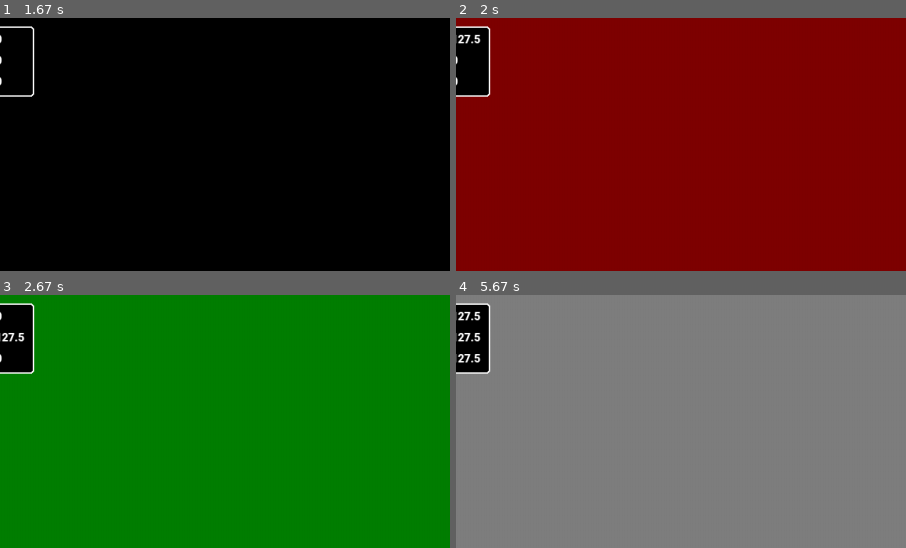
Above: before the commit, frames 1-4 (two rows, left to right).
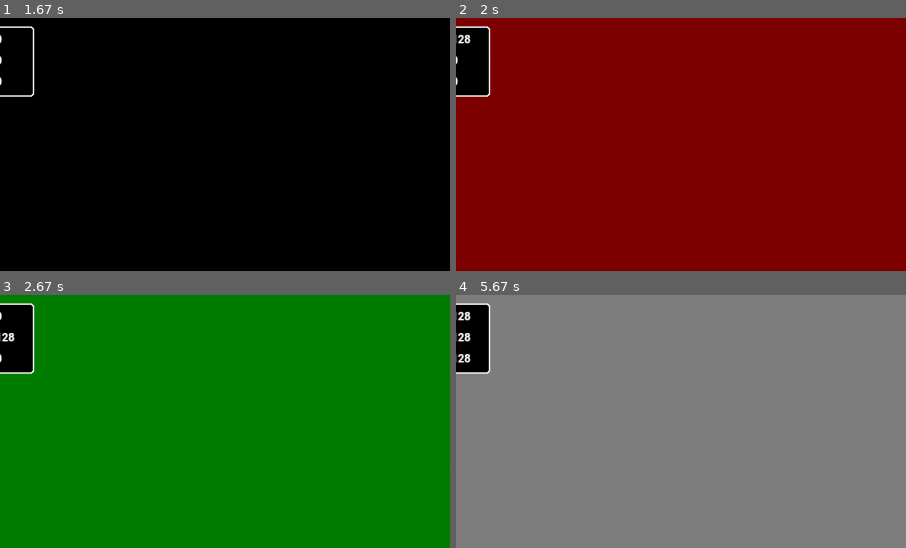
Above: after the commit, the same moments.

Repository: PraneethJain/PyGame-GUI
Game: pygame game, started from src/main.py
Two runs of this game, one before a commit and one after it. Both use one fixed random seed, a clock stepped at 60 frames per second and the inputs below.
Inputs (mouse positions are % of the whole screen's width and height, from its top left):
- Up to frame 1 (1.67 s): click "Reset" at 0.38 s
- Up to frame 2 (2 s): click (14, 4) at 1.72 s
- Up to frame 3 (2.67 s): click "Reset" at 2.05 s; click (14, 8) at 2.38 s
- Up to frame 4 (5.67 s): click "Reset" at 2.72 s; click (14, 12) at 3.05 s; click "Reset" at 3.38 s; click (14, 4) at 3.72 s; click (14, 8) at 4.05 s; click "Reset" at 4.38 s; click (14, 8) at 4.72 s; click (14, 4) at 5.05 s; click (14, 12) at 5.38 s
The pictures show only the part of the screen within x 26-76%, y 0-50%; the shares and areas given below are measured in that part.

Frame 1 is identical in both runs. In frame 2, less than 0.1% of the frame differs, in the area x 1-6%, y 6-11%; in frame 3, less than 0.1%; in frame 4, 0.3%, in the area x 1-6%, y 6-27%.

Commit message:
Rounded value text

Diff:
--- a/src/slider.py
+++ b/src/slider.py
@@ -50,7 +50,7 @@
             self.font_color = font_color
 
         if self.show_value:
-            self.value_image = self.font.render(f"{self.value}", True, self.font_color)
+            self.value_image = self.font.render(f"{round(self.value)}", True, self.font_color)
             self.value_rect = self.value_image.get_rect(
                 midleft=(self.rect.right + 20, self.rect.centery)
             )
@@ -111,7 +111,7 @@
         self.filled_image.fill(self.filled_color)
         self.filled_rect = self.filled_image.get_rect(topleft=self.rect.topleft)
         if self.show_value:
-            self.value_image = self.font.render(f"{self.value}", True, self.font_color)
+            self.value_image = self.font.render(f"{round(self.value)}", True, self.font_color)
             self.value_rect = self.value_image.get_rect(
                 midleft=(self.rect.right + 20, self.rect.centery)
             )
